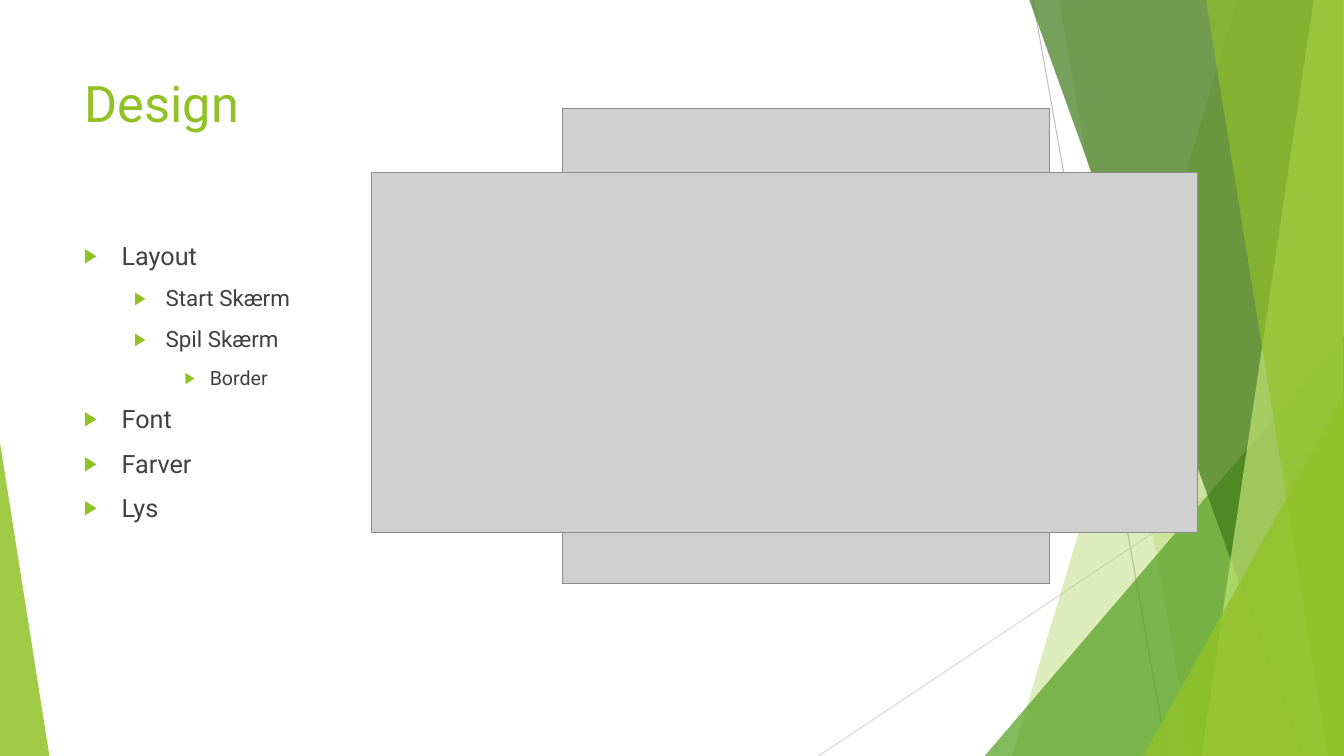
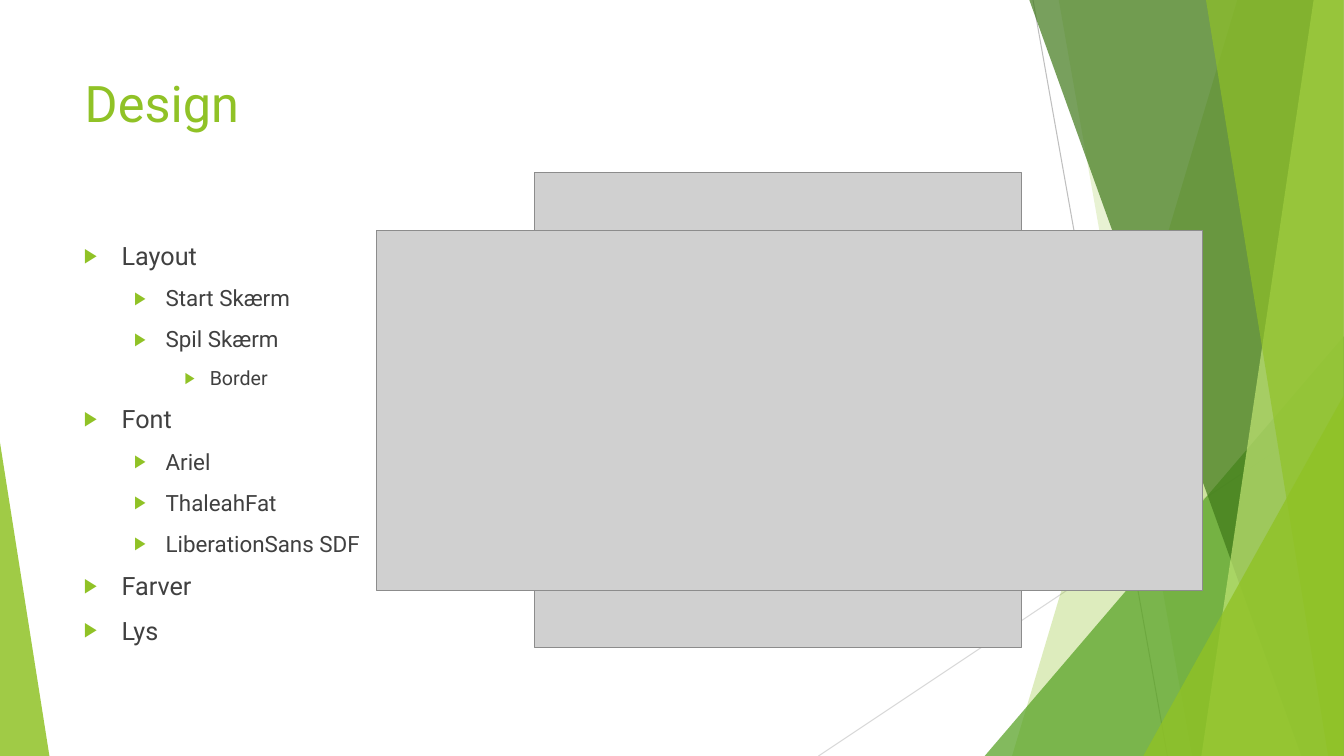
Before and after one commit to UffeThorsen/ZBC-ProgB-18-20-TicTacToe, a slide deck: slide 12 of notes/Tic Tac Toe GUI.pptx. Drawn at 1344x756 pixels with LibreOffice and Linux fonts; fonts in the diff are those of the drawing; grey boxes stand for pictures. Boxes give left, top, right and bottom in pixels: in the first picture for what was removed or moved away, otherwise in the second. Text is boxed around its words. In the diff, an @@ line names an element or a change of style, - is before the commit and + after.

```diff
--- a/notes/Tic Tac Toe GUI.pptx
+++ b/notes/Tic Tac Toe GUI.pptx
@@ picture: place and size @@
-picture at (564,109,1051,584)
+picture at (534,172,1021,647)
@@ picture: place and size @@
-picture at (372,172,1198,532)
+picture at (377,230,1203,590)
@@ text at (166,453,359,552): paragraphs added @@
+  ▶ Ariel
+  ▶ ThaleahFat
+  ▶ LiberationSans SDF
```
